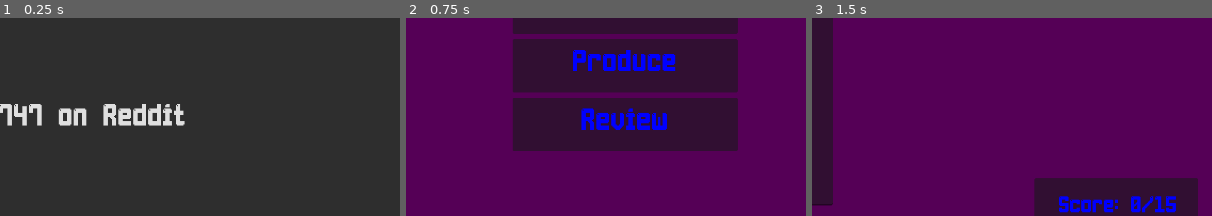
Above: before the commit, frames 1-3 (left to right).
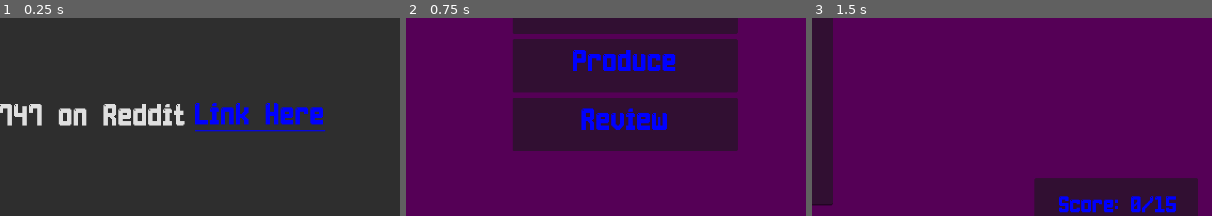
Above: after the commit, the same moments.

Repository: NelsonSenhouse/Nelson4
Game: Godot game, scene res://credits.tscn
Same seed, same stepped clock (60 frames per second), same inputs: the game is played once before the commit and once after it. This scene is started directly instead of the project's main scene.
Inputs:
- Up to frame 1 (0.25 s): no input
- Up to frame 2 (0.75 s): click "Back" at 0.5 s
- Up to frame 3 (1.5 s): click "Test" at 1.25 s
The pictures show only the part of the screen within x 50-100%, y 36-86%; the shares and areas given below are measured in that part.

The runs differ from the first frame. In frame 1, 2.2% of the frame differs, in the area x 48-82%, y 42-58%; in frame 2, nothing differs; in frame 3, nothing differs.

Commit message:
Add files via upload

Diff:
--- a/credits.tscn
+++ b/credits.tscn
@@ -45,4 +45,15 @@
 flat = true
 script = ExtResource("2_kx0ee")
 
+[node name="LinkButton" type="LinkButton" parent="."]
+offset_left = 1116.0
+offset_top = 440.0
+offset_right = 1389.0
+offset_bottom = 593.0
+theme_override_colors/font_color = Color(0, 0, 1, 1)
+theme_override_fonts/font = ExtResource("1_s7836")
+theme_override_font_sizes/font_size = 40
+text = "Link Here"
+uri = "https://www.reddit.com/r/edmproduction/comments/4ew9ut/free_sample_pack_of_my_acoustic_drum_kit_real/"
+
 [connection signal="pressed" from="Button" to="Button" method="_on_pressed"]
